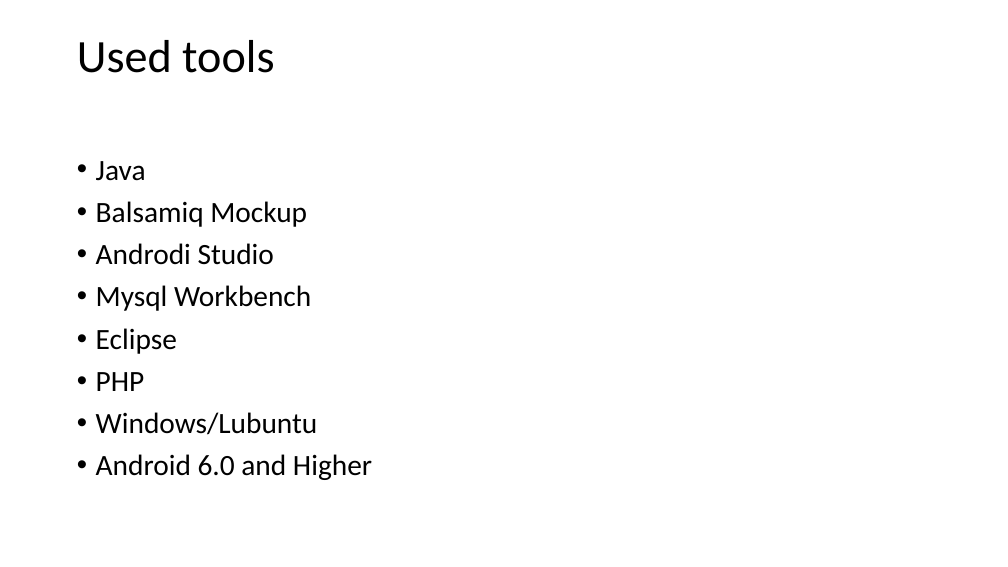
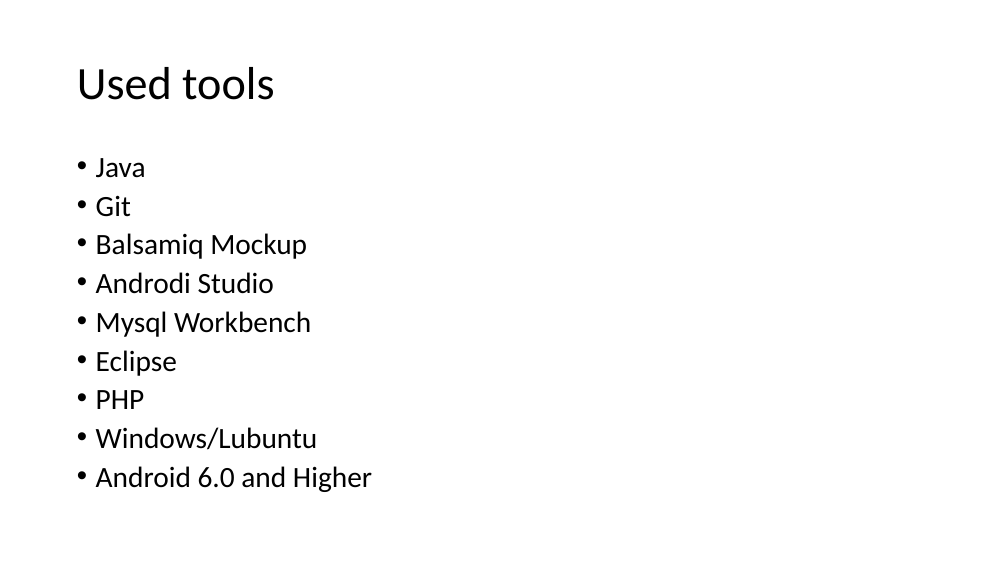
Before and after one commit to bricht/piens-un-maize, a slide deck: slide 4 of presentation/MilknBread.pptx. Drawn at 1008x567 pixels with LibreOffice and Linux fonts; fonts in the diff are those of the drawing. Boxes give left, top, right and bottom in pixels: in the first picture for what was removed or moved away, otherwise in the second. Text is boxed around its words. In the diff, an @@ line names an element or a change of style, - is before the commit and + after.

```diff
--- a/presentation/MilknBread.pptx
+++ b/presentation/MilknBread.pptx
@@ title "Used tools" moved from (x1=77, y1=40, x2=274, y2=73) to (x1=77, y1=67, x2=274, y2=100) @@
@@ text at (x1=96, y1=158, x2=372, y2=492): line spacing 0.9 to 0.8 @@
@@ text at (x1=96, y1=195, x2=131, y2=217): paragraph added @@
+• Git
```
Also in this commit, not shown: 7 other slides changed, 2 slides added, 4 slides removed.
